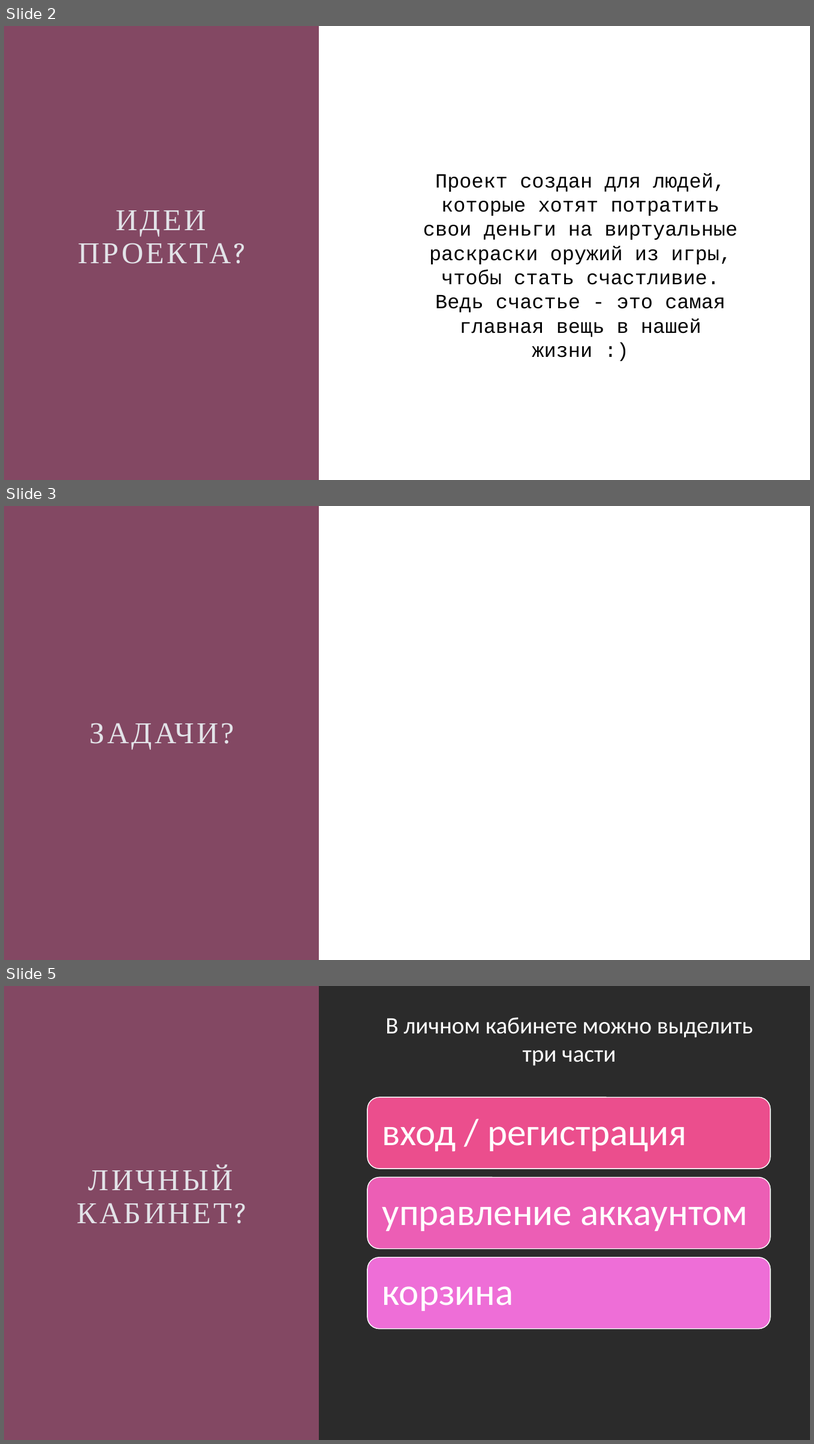
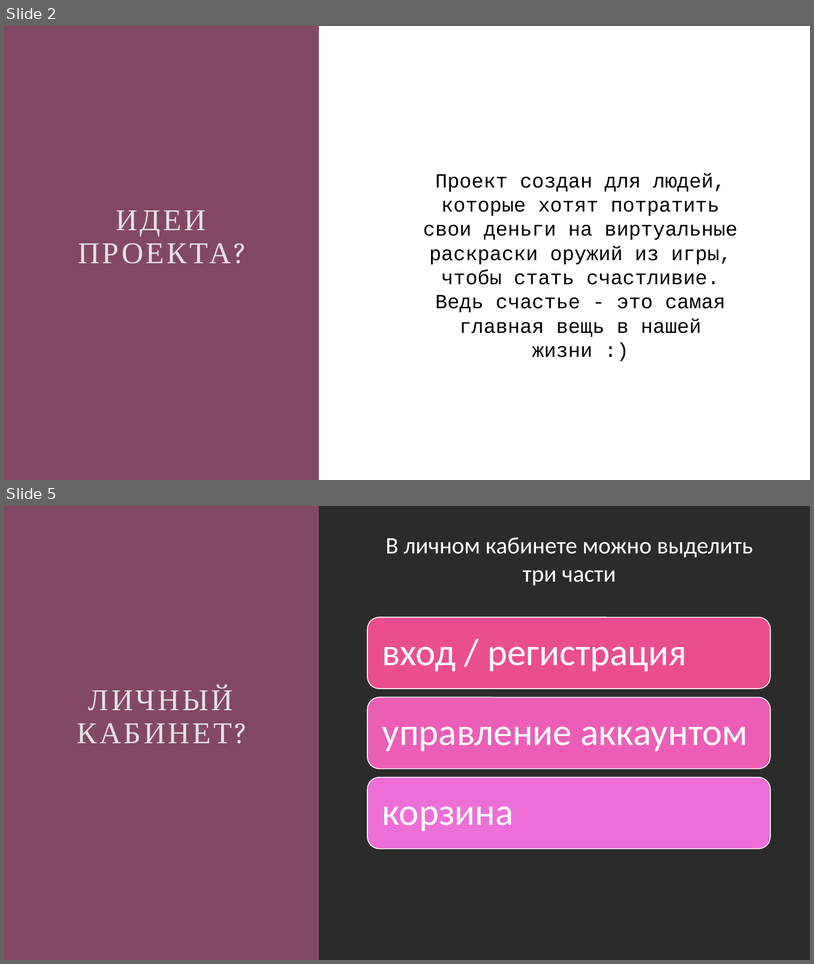
Before and after one commit to Def4ultxD/web, a slide deck: web/Презентация 2 (5).pptx. Shown one above the other, each under a label of ours: slides 2, 3 and 5 before the commit, slides 2 and 5 after it; the slides between them are not shown. The pictures are 814x1444 and 814x964 pixels, drawn with LibreOffice and Linux fonts; fonts in the diff are those of the drawing; grey boxes stand for pictures; background and template pictures are left out; a plain dark background stands for a picture behind light text. Boxes give left, top, right and bottom in pixels: in the first picture for what was removed or moved away, otherwise in the second. Text is boxed around its words. In the diff, an @@ line names an element or a change of style, - is before the commit and + after.

```diff
--- a/web/Презентация 2 (5).pptx
+++ b/web/Презентация 2 (5).pptx
@@ slide 3 removed at [4,506,810,960], background #FFFFFF @@
@@ rectangle removed at [4,506,810,960] @@
@@ rectangle removed at [4,506,319,960] @@
@@ picture removed at [308,506,810,960] @@
@@ title removed at [90,723,234,750] @@
-ЗАДАЧИ?
```
Also in this commit, not shown: 7 slides changed, 1 slide added.
